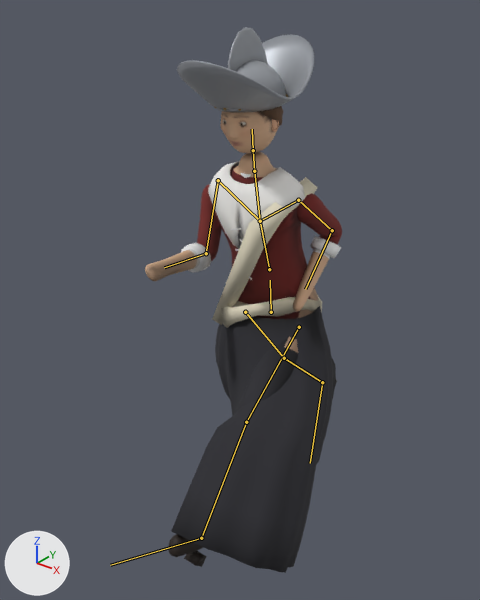
The glTF model reckoning/models/watchwoman.glb as it was, and as the next commit left it.
Camera for both pictures: a 50 mm camera at (1.307, -1.803, 2.065) aimed at (-0.073, -0.077, 0.995). The axes (+X, +Y, +Z) are drawn at lower left. The lights are the same throughout. The first picture is the older version. Both versions are drawn at frame 6 of the action 'Run'; the numbers are the values there. The bones that change, and the others that lie on the model, are drawn over the model as lines.

In view in the first picture: 'watchwoman_body', 'watchwoman_eyes', 'watchwoman_hair', 'watchwoman_hat', 'watchwoman_leather', 'watchwoman_linen', 'watchwoman_metal', 'watchwoman_sash', 'watchwoman_skin', 'watchwoman_skirt'.
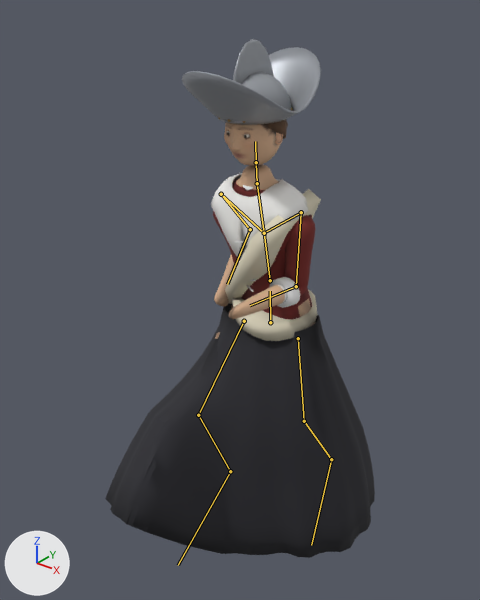
Location of each change, [x1, y1, x2, y2] in pixels of the pictures (480 x 600 px):
'watchwoman_skirt', posed (63% wider): before [171, 306, 336, 573]; after [105, 303, 375, 558]
'watchwoman_body', posed: before [145, 152, 342, 557]; after [200, 164, 316, 394]
'watchwoman_hat', posed: before [177, 27, 314, 112]; after [182, 39, 321, 125]
'watchwoman_sash', posed (13% narrower): before [212, 177, 322, 328]; after [225, 189, 321, 341]
'watchwoman_linen', posed (39% narrower, 13% taller): before [181, 161, 341, 280]; after [211, 173, 308, 308]
'watchwoman_skin', posed: before [221, 111, 279, 153]; after [224, 122, 283, 165]
'watchwoman_hair', posed (mostly hidden): before [260, 106, 283, 126]; after [265, 119, 288, 139]
'watchwoman_leather', posed (not visible afterwards): before [184, 380, 337, 567]
'watchwoman_eyes', posed (14% taller): before [223, 120, 246, 126]; after [227, 131, 250, 138]
'watchwoman_metal', posed (mostly hidden): before [214, 94, 288, 111]; after [219, 108, 293, 123]
bone 'hips', root to tip: before (271, 312) to (270, 280); after (270, 322) to (270, 291)
bone 'spine', root to tip: before (269, 269) to (260, 221); after (270, 280) to (264, 233)
bone 'chest', root to tip: before (260, 221) to (254, 171); after (264, 233) to (257, 183)
bone 'neck', root to tip: before (254, 171) to (253, 150); after (257, 183) to (256, 162)
bone 'upper_arm.L', root to tip: before (298, 200) to (332, 230); after (301, 212) to (296, 286)
bone 'upper_arm.R', root to tip: before (218, 180) to (206, 253); after (221, 194) to (250, 229)
bone 'forearm.R', root to tip: before (206, 253) to (164, 267); after (250, 229) to (227, 284)
bone 'thigh.L', root to tip: before (299, 327) to (246, 422); after (298, 338) to (304, 421)
bone 'shin.L', root to tip: before (246, 422) to (201, 538); after (304, 421) to (331, 459)
bone 'foot.L', root to tip: before (201, 538) to (110, 565); after (331, 459) to (311, 545)
bone 'thigh.R', root to tip: before (245, 312) to (284, 358); after (244, 321) to (198, 415)
bone 'shin.R', root to tip: before (284, 358) to (322, 382); after (198, 415) to (230, 471)
bone 'foot.R', root to tip: before (322, 382) to (310, 463); after (230, 471) to (178, 565)

The change, as a list of edits to the scene's bpy script:
```text
Change bone_hips:
    where bone_hips = bpy.data.objects['watchwoman_rig'].pose.bones['hips']  # child of 'root'
    bone_hips.location: (0.0, 0.0, -0.02) -> (0.012, -0.032, 0.0)
    bone_hips.rotation_quaternion: (0.999, 0.0, 0.0, 0.035) -> (1.0, 0.0, 0.009, 0.015)  # degrees (0, 0, 4) -> degrees (0, 1, 2)
Change bone_spine:
    where bone_spine = bpy.data.objects['watchwoman_rig'].pose.bones['spine']  # child of 'hips'
    bone_spine.rotation_quaternion: (0.995, 0.1, 0.001, 0.01) -> (0.995, 0.1, -0.001, -0.007)  # degrees (11, 0, 1) -> degrees (11, 0, -1)
Change bone_chest:
    where bone_chest = bpy.data.objects['watchwoman_rig'].pose.bones['chest']  # child of 'spine'
    bone_chest.rotation_quaternion: (0.998, 0.002, 0.0, -0.055) -> (1.0, 0.01, -0.014, 0.0)  # degrees (0, 0, -6) -> degrees (1, -2, 0)
Change bone_neck:
    where bone_neck = bpy.data.objects['watchwoman_rig'].pose.bones['neck']  # child of 'chest'
    bone_neck.rotation_quaternion: (0.998, -0.06, -0.001, 0.025) -> (0.997, -0.08, 0.005, 0.0)  # degrees (-7, 0, 3) -> degrees (-9, 1, 0)
Change bone_upper_arm_l:
    where bone_upper_arm_l = bpy.data.objects['watchwoman_rig'].pose.bones['upper_arm.L']  # child of 'shoulder.L'
    bone_upper_arm_l.rotation_quaternion: (0.951, 0.305, 0.015, 0.048) -> (0.985, -0.168, -0.008, 0.049)  # degrees (36, 0, 6) -> degrees (-19, 0, 6)
Change bone_upper_arm_r:
    where bone_upper_arm_r = bpy.data.objects['watchwoman_rig'].pose.bones['upper_arm.R']  # child of 'shoulder.R'
    bone_upper_arm_r.rotation_quaternion: (0.951, -0.305, 0.015, -0.048) -> (0.971, 0.232, -0.012, -0.051)  # degrees (-36, 0, -6) -> degrees (27, 0, -6)
Change bone_forearm_r:
    where bone_forearm_r = bpy.data.objects['watchwoman_rig'].pose.bones['forearm.R']  # child of 'upper_arm.R'
    bone_forearm_r.rotation_quaternion: (0.839, -0.544, 0.0, 0.0) -> (0.796, -0.605, 0.0, 0.0)  # degrees (-66, 0, 0) -> degrees (-74, 0, 0)
Change bone_thigh_l:
    where bone_thigh_l = bpy.data.objects['watchwoman_rig'].pose.bones['thigh.L']  # child of 'hips'
    bone_thigh_l.rotation_quaternion: (0.9, -0.435, -0.004, 0.009) -> (0.996, 0.086, 0.001, 0.01)  # degrees (-52, 0, 1) -> degrees (10, 0, 1)
Change bone_shin_l:
    where bone_shin_l = bpy.data.objects['watchwoman_rig'].pose.bones['shin.L']  # child of 'thigh.L'
    bone_shin_l.rotation_quaternion: (0.998, 0.061, 0.0, 0.0) -> (0.985, 0.174, 0.0, 0.0)  # degrees (7, 0, 0) -> degrees (20, 0, 0)
Change bone_foot_l:
    where bone_foot_l = bpy.data.objects['watchwoman_rig'].pose.bones['foot.L']  # child of 'shin.L'
    bone_foot_l.rotation_quaternion: (1.0, 0.0, 0.0, 0.0) -> (0.983, 0.184, 0.0, 0.0)  # degrees (0, 0, 0) -> degrees (21, 0, 0)
Change bone_thigh_r:
    where bone_thigh_r = bpy.data.objects['watchwoman_rig'].pose.bones['thigh.R']  # child of 'hips'
    bone_thigh_r.rotation_quaternion: (0.939, 0.343, -0.003, -0.009) -> (0.921, -0.389, 0.004, -0.009)  # degrees (40, 0, -1) -> degrees (-46, 0, -1)
Change bone_shin_r:
    where bone_shin_r = bpy.data.objects['watchwoman_rig'].pose.bones['shin.R']  # child of 'thigh.R'
    bone_shin_r.rotation_quaternion: (1.0, 0.03, 0.0, 0.0) -> (0.839, 0.544, 0.0, 0.0)  # degrees (3, 0, 0) -> degrees (66, 0, 0)
Change bone_foot_r:
    where bone_foot_r = bpy.data.objects['watchwoman_rig'].pose.bones['foot.R']  # child of 'shin.R'
    bone_foot_r.rotation_quaternion: (0.996, 0.093, 0.0, 0.0) -> (0.999, -0.045, 0.0, 0.0)  # degrees (11, 0, 0) -> degrees (-5, 0, 0)
```
